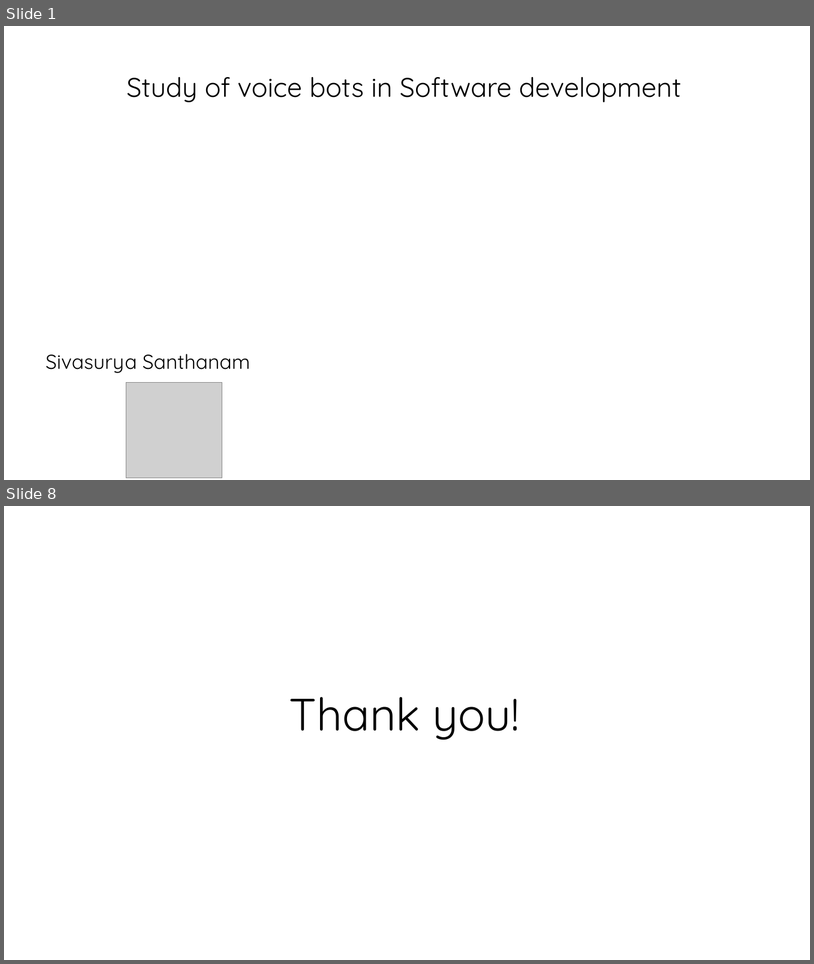
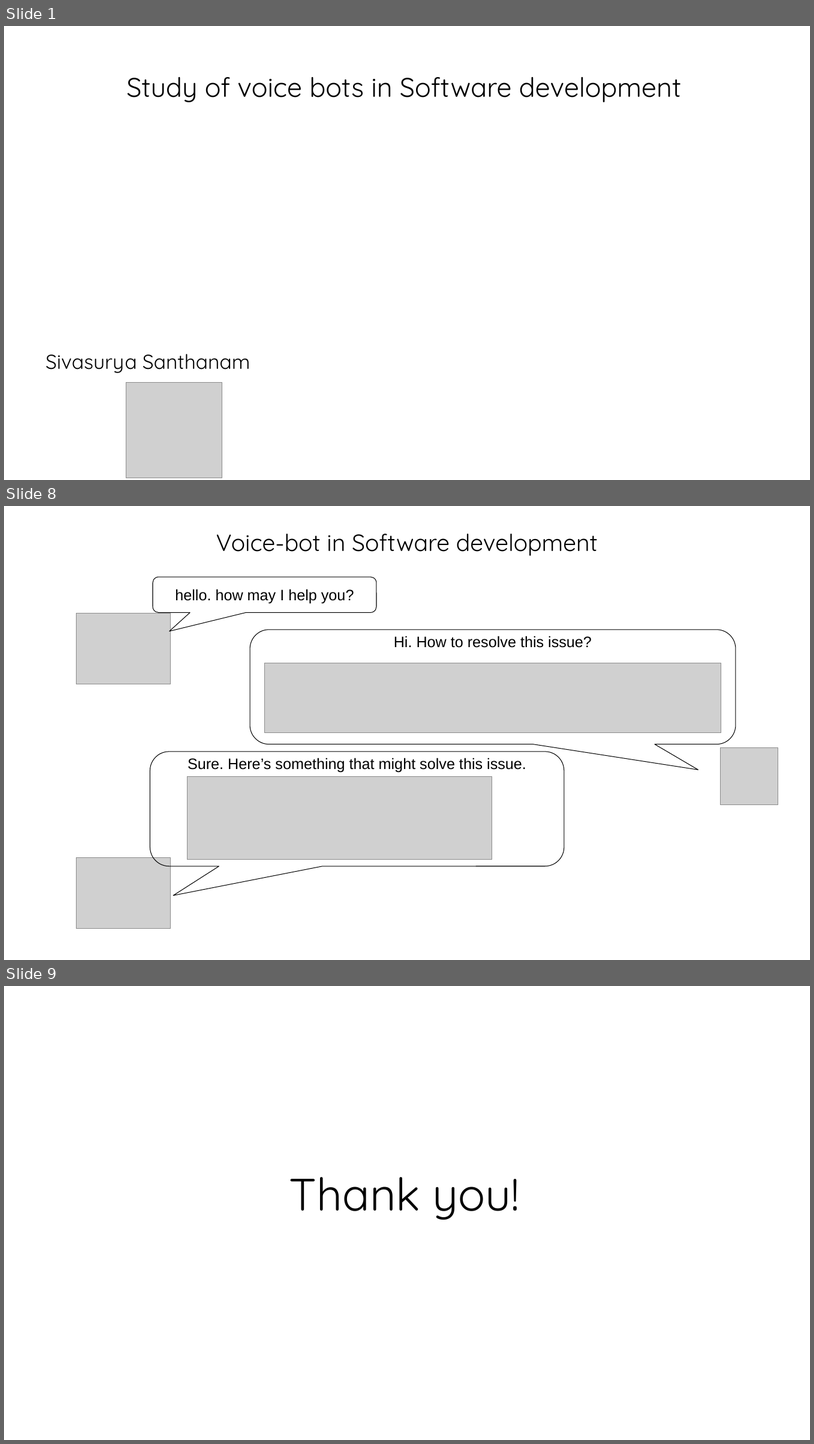
Before and after one commit to chmodsss/interviews-study, a slide deck: interview-artifacts.pptx. Shown one above the other, each under a label of ours: slides 1 and 8 before the commit, slides 1, 8 and 9 after it; the slides between them are not shown. The pictures are 814x964 and 814x1444 pixels, drawn with LibreOffice and Linux fonts; fonts in the diff are those of the drawing; grey boxes stand for pictures; background and template pictures are left out. Boxes give left, top, right and bottom in pixels: in the first picture for what was removed or moved away, otherwise in the second. Text is boxed around its words. In the diff, an @@ line names an element or a change of style, - is before the commit and + after.

```diff
--- a/interview-artifacts.pptx
+++ b/interview-artifacts.pptx
@@ slide 8 added at <box>4,506,810,960</box>, background #FFFFFF @@
@@ title added at <box>216,534,598,556</box>, 28 pt, text #000000 @@
+Voice-bot in Software development
@@ rounded speech box added at <box>153,577,377,612</box>, outline #000000 0.75 pt, 18 pt, text #000000 @@
+hello. how may I help you?
@@ picture added at <box>76,613,170,684</box> @@
@@ rounded speech box added at <box>250,630,736,744</box>, outline #000000 0.75 pt, 18 pt, text #000000 @@
+Hi. How to resolve this issue?
@@ picture added at <box>264,663,721,733</box> @@
@@ rounded speech box added at <box>150,751,564,865</box>, outline #000000 0.75 pt, 18 pt, text #000000 @@
+Sure. Here’s something that might solve this issue.
@@ picture added at <box>721,748,778,805</box> @@
@@ picture added at <box>187,776,492,859</box> @@
@@ picture added at <box>76,857,170,928</box> @@
@@ what was slide 8 is now slide 9 @@
```
Also in this commit, not shown: 2 slides changed, 4 other slides added, 4 slides removed, 1 other file.
